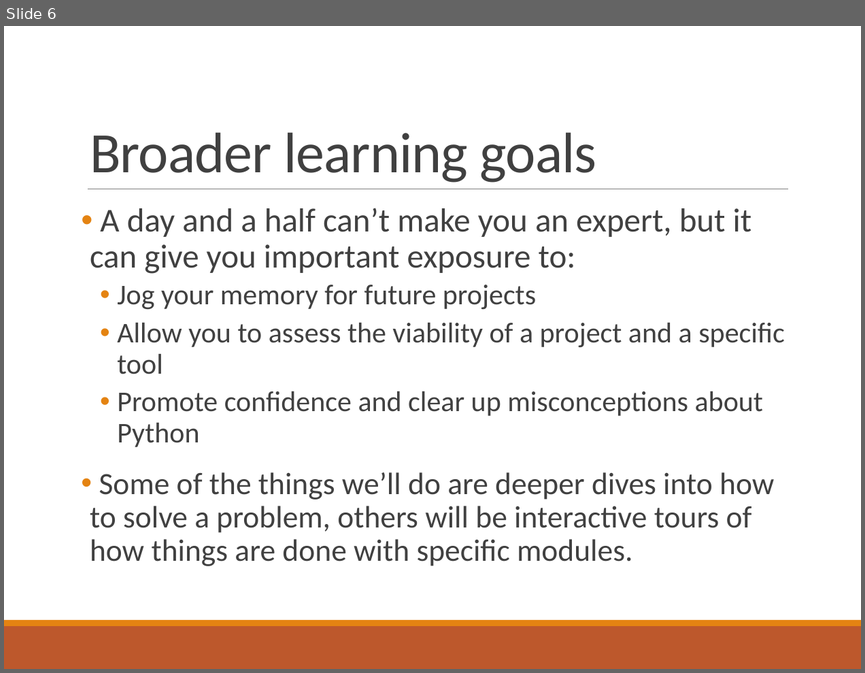
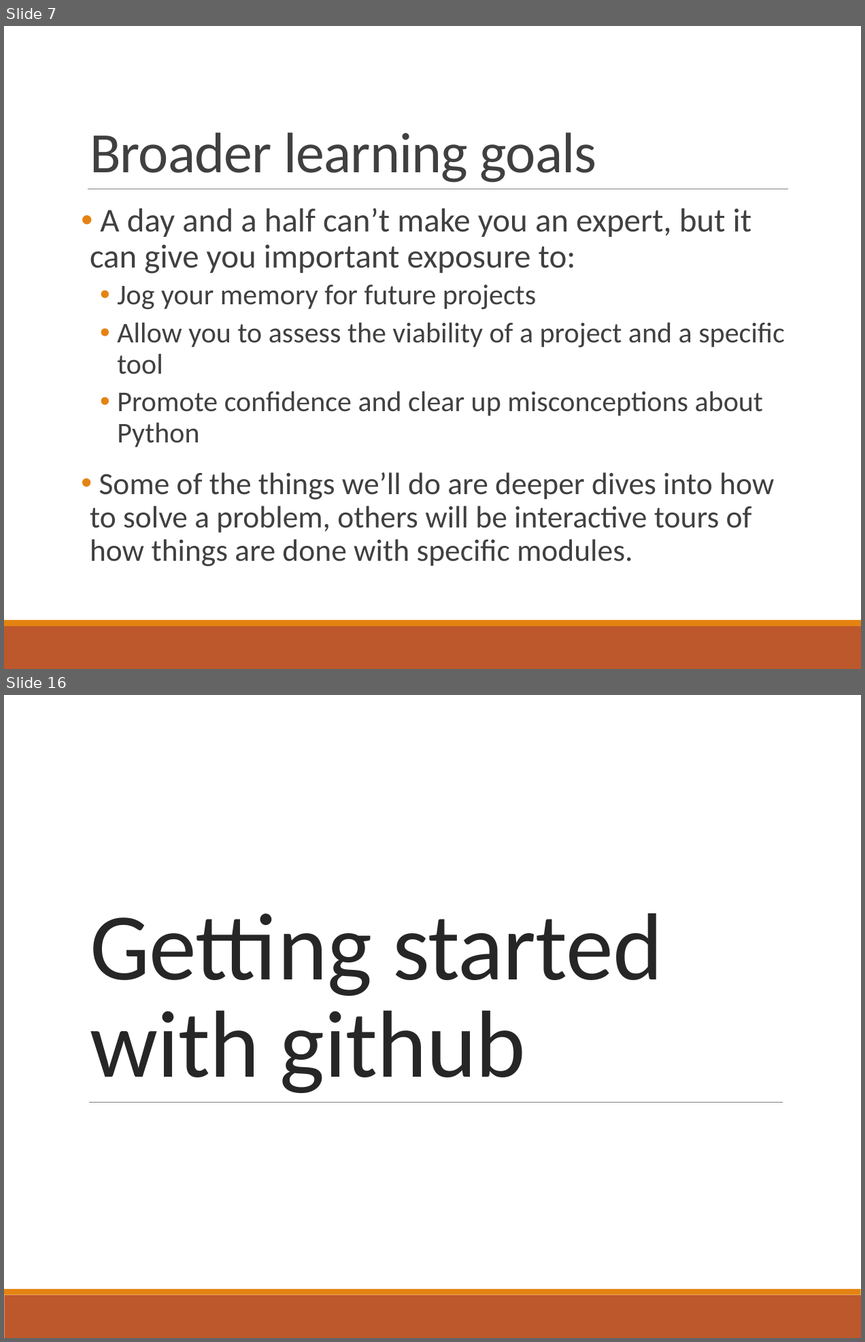
Before and after one commit to elliewix/RAILS-intermed-python-april-2018, a slide deck: RAILS.pptx. Shown one above the other, each under a label of ours: slide 6 before the commit, slides 7 and 16 after it; the slides between them are not shown. The pictures are 865x673 and 865x1342 pixels, drawn with LibreOffice and Linux fonts; fonts in the diff are those of the drawing. Boxes give left, top, right and bottom in pixels: in the first picture for what was removed or moved away, otherwise in the second. Text is boxed around its words. In the diff, an @@ line names an element or a change of style, - is before the commit and + after.

```diff
--- a/RAILS.pptx
+++ b/RAILS.pptx
@@ slide 16 added at <box>4,695,861,1338</box>, background #FFFFFF; not listed: 2 template elements that a slide beside it also shows @@
@@ title added at <box>90,913,662,1093</box>, 80 pt, text #262626 @@
+Getting started with github
@@ line added from (89, 1102) to (783, 1102), #808080 0.5 pt @@
@@ what was slide 6 is now slide 7 @@
```
Also in this commit, not shown: 49 other slides added.
